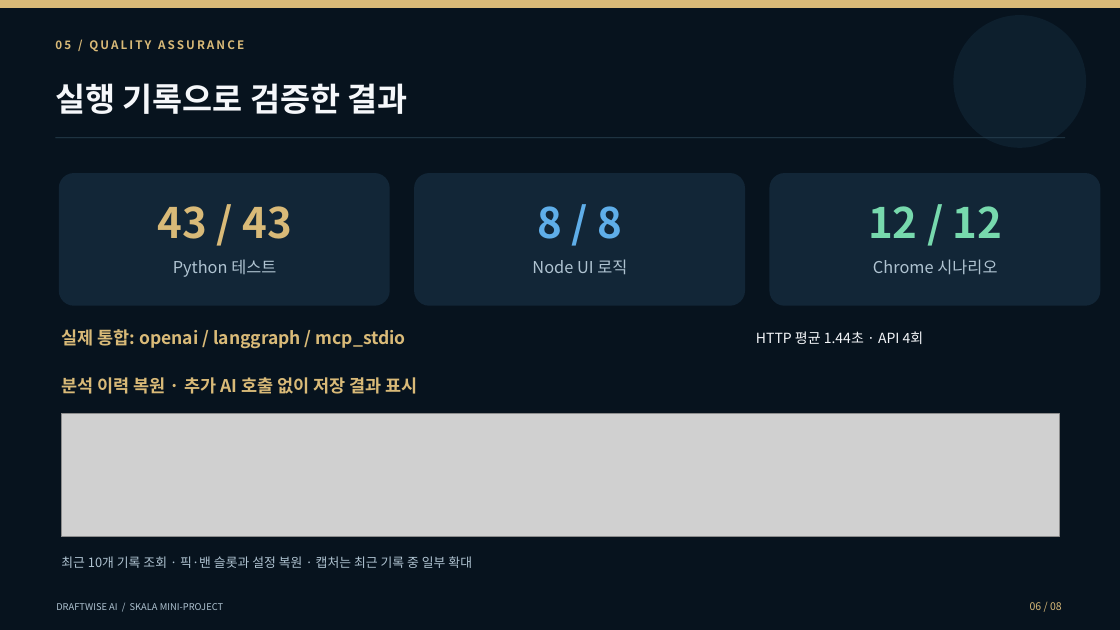
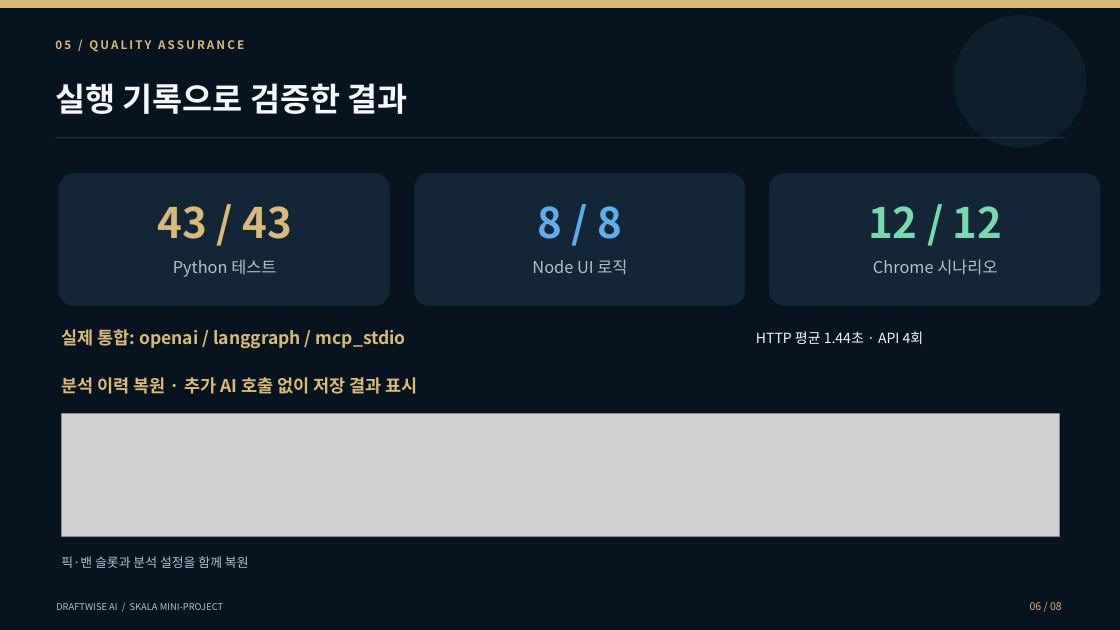
Before and after one commit to ii2001/DraftWise-AI, a slide deck: slide 6 of presentation/DraftWise_AI_5min_FINAL.pptx. Drawn at 1120x630 pixels with LibreOffice and Linux fonts; fonts in the diff are those of the drawing; grey boxes stand for pictures. Boxes give left, top, right and bottom in pixels: in the first picture for what was removed or moved away, otherwise in the second. Text is boxed around its words. In the diff, an @@ line names an element or a change of style, - is before the commit and + after.

```diff
--- a/presentation/DraftWise_AI_5min_FINAL.pptx
+++ b/presentation/DraftWise_AI_5min_FINAL.pptx
@@ text at bbox=[61, 556, 249, 568]: text changed @@
-최근 10개 기록 조회 · 픽·밴 슬롯과 설정 복원 · 캡처는 최근 기록 중 일부 확대
+픽·밴 슬롯과 분석 설정을 함께 복원
```
Also in this commit, not shown: 5 other slides changed, 1 slide added, 1 slide removed, 11 other files.
